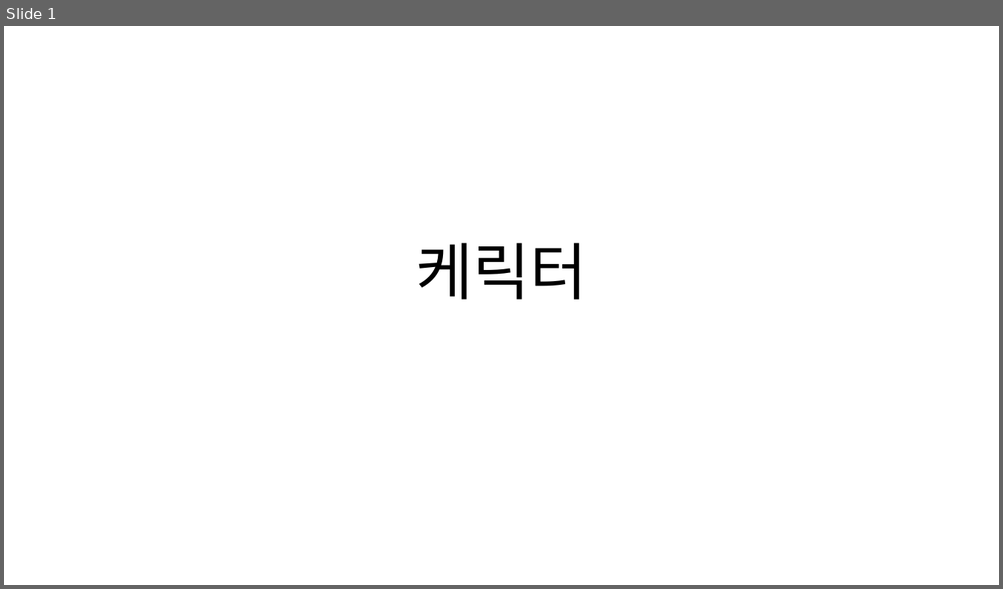
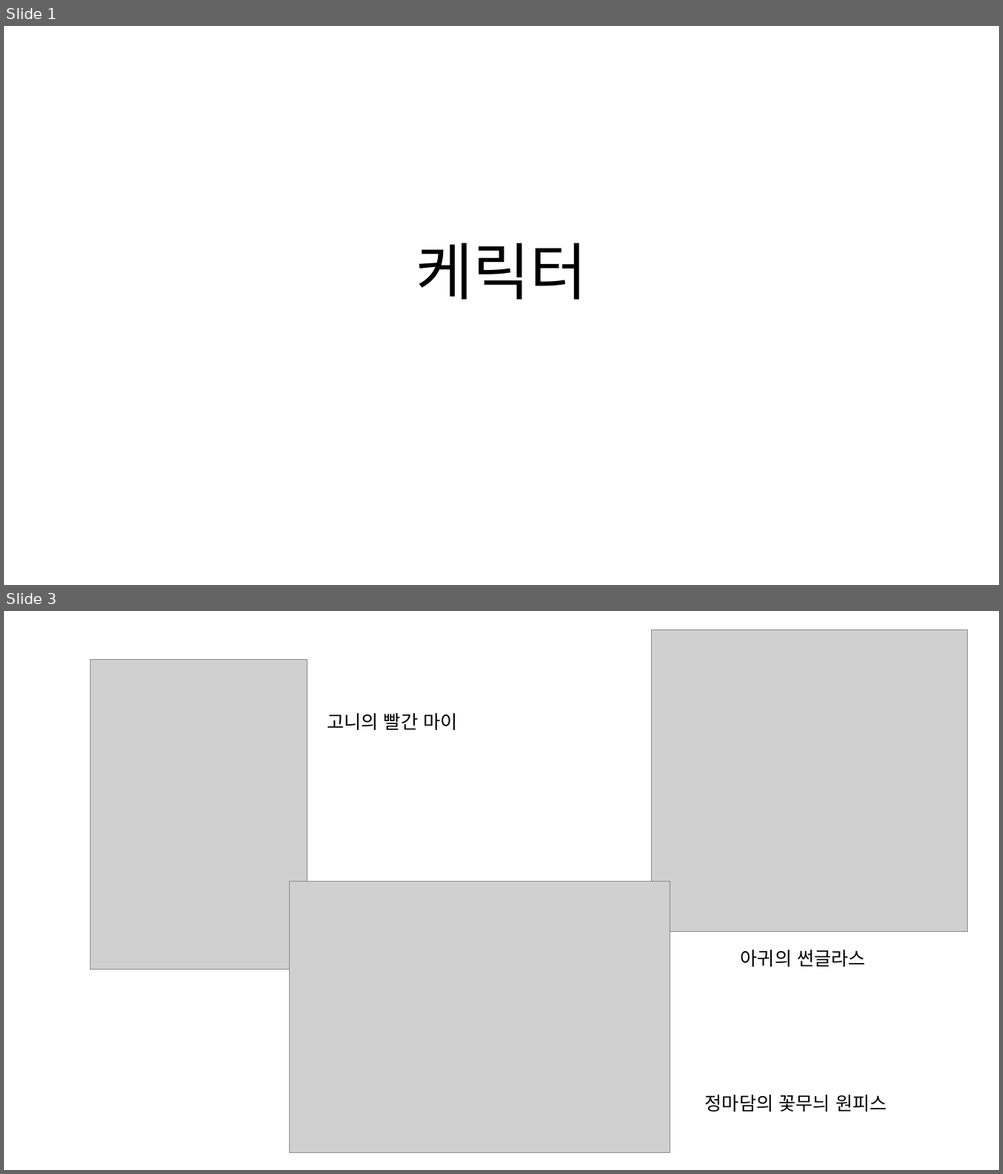
Before and after one commit to Pacman18/Plan, a slide deck: 캐릭터시리즈.pptx. Shown one above the other, each under a label of ours: slide 1 before the commit, slides 1 and 3 after it; the slides between them are not shown. The pictures are 1003x589 and 1003x1174 pixels, drawn with LibreOffice and Linux fonts; fonts in the diff are those of the drawing; grey boxes stand for pictures. Boxes give left, top, right and bottom in pixels: in the first picture for what was removed or moved away, otherwise in the second. Text is boxed around its words. In the diff, an @@ line names an element or a change of style, - is before the commit and + after.

```diff
--- a/캐릭터시리즈.pptx
+++ b/캐릭터시리즈.pptx
@@ slide 3 added at (4,611,999,1170), background #FFFFFF @@
@@ picture added at (652,629,967,932) @@
@@ picture added at (91,660,307,970) @@
@@ text added at (327,713,457,730), 18 pt, text #000000 @@
+고니의 빨간 마이
@@ picture added at (289,881,669,1153) @@
@@ text added at (740,950,865,967), 18 pt, text #000000 @@
+아귀의 썬글라스
@@ text added at (705,1095,887,1112), 18 pt, text #000000 @@
+정마담의 꽃무늬 원피스
```
Also in this commit, not shown: 1 other slide added, 2 slides removed, 1 other file.
